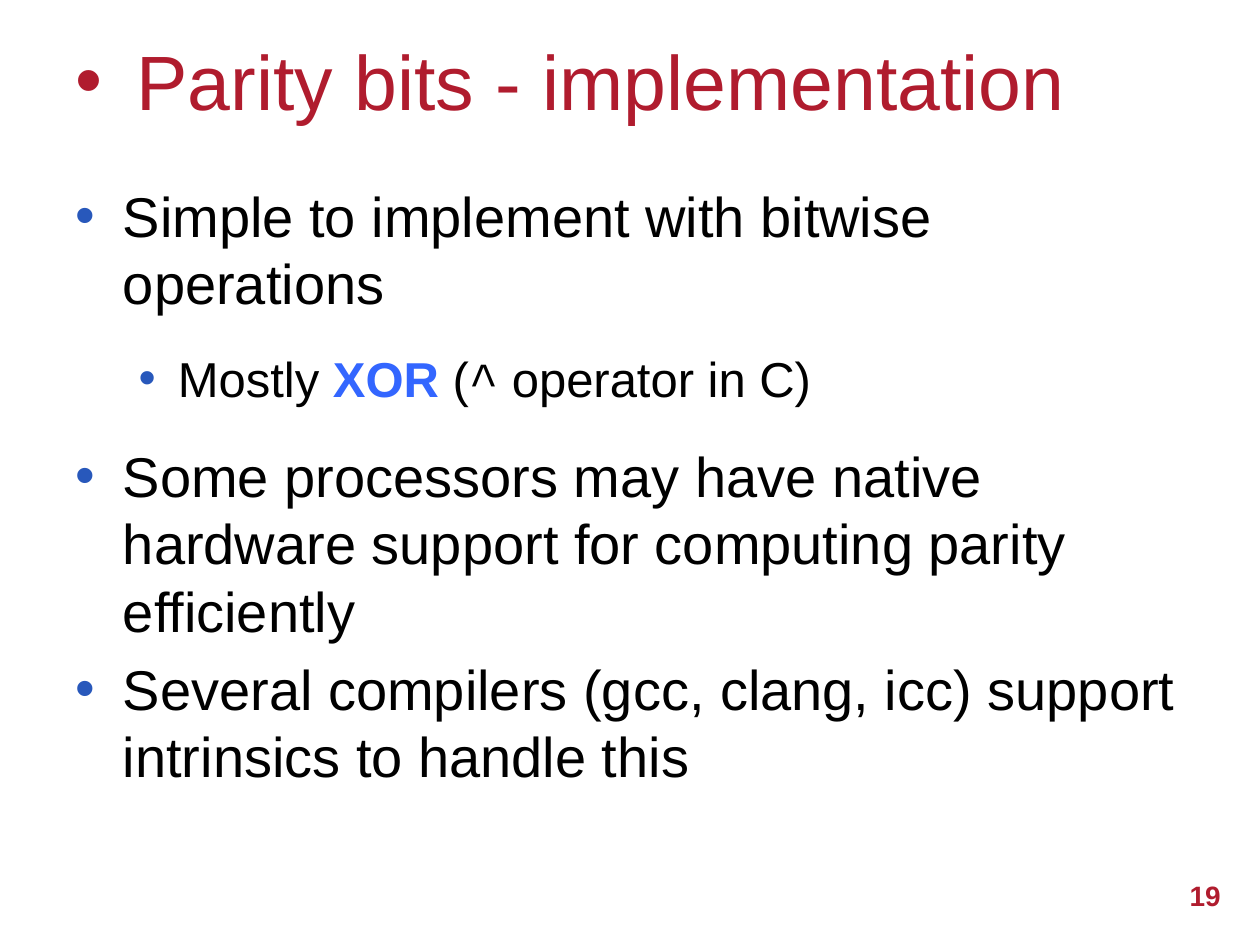
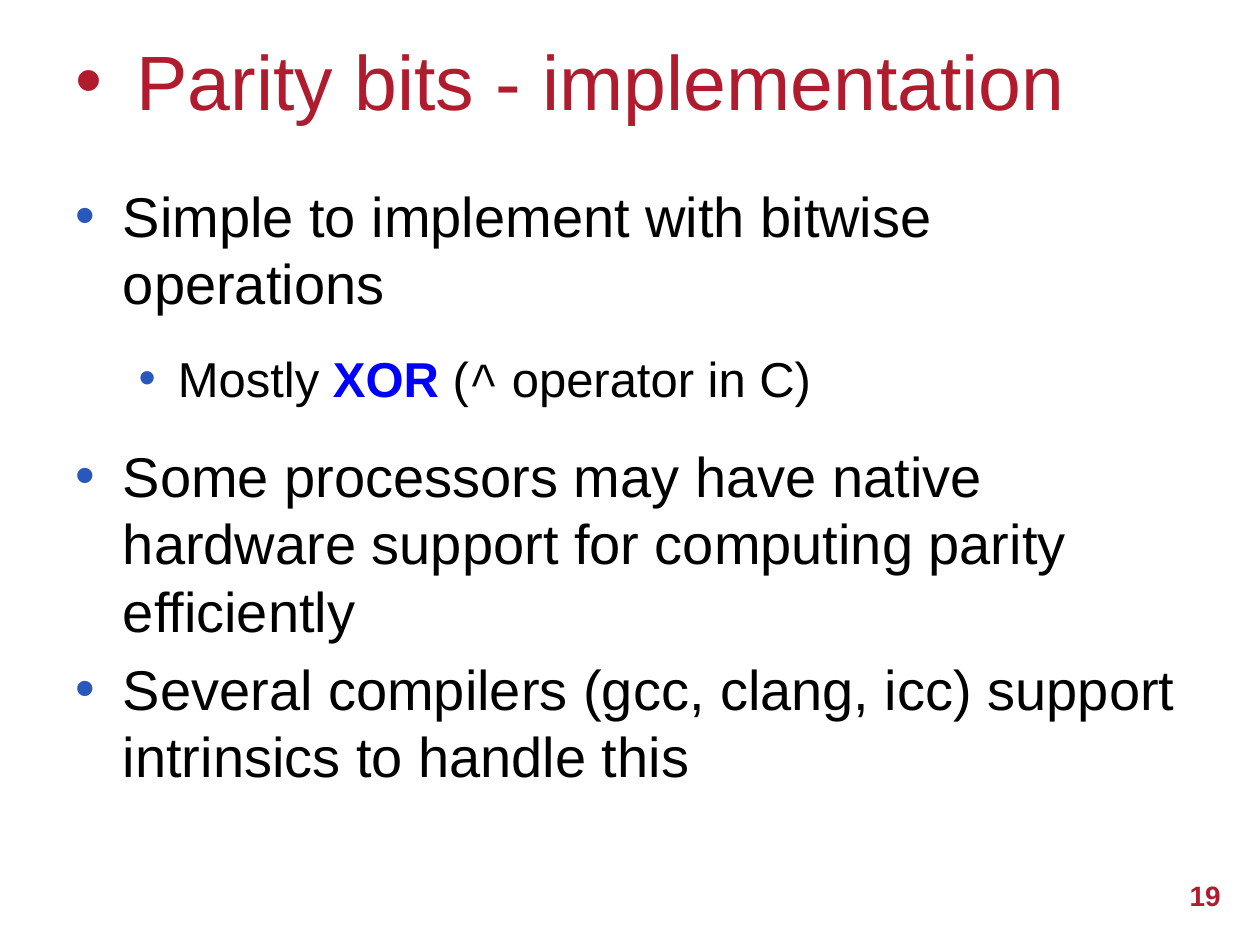
Before and after one commit to UoB-HPC/abft-training, a slide deck: slide 19 of abft-training.pptx. Drawn at 1260x945 pixels with LibreOffice and Linux fonts; fonts in the diff are those of the drawing; background and template pictures are left out. Boxes give left, top, right and bottom in pixels: in the first picture for what was removed or moved away, otherwise in the second. Text is boxed around its words. In the diff, an @@ line names an element or a change of style, - is before the commit and + after.

```diff
--- a/abft-training.pptx
+++ b/abft-training.pptx
@@ text at (x1=178, y1=361, x2=811, y2=407): text colour #3366FF to #0000FF in "XOR" @@
```
Also in this commit, not shown: 3 other slides changed, 1 slide added.
